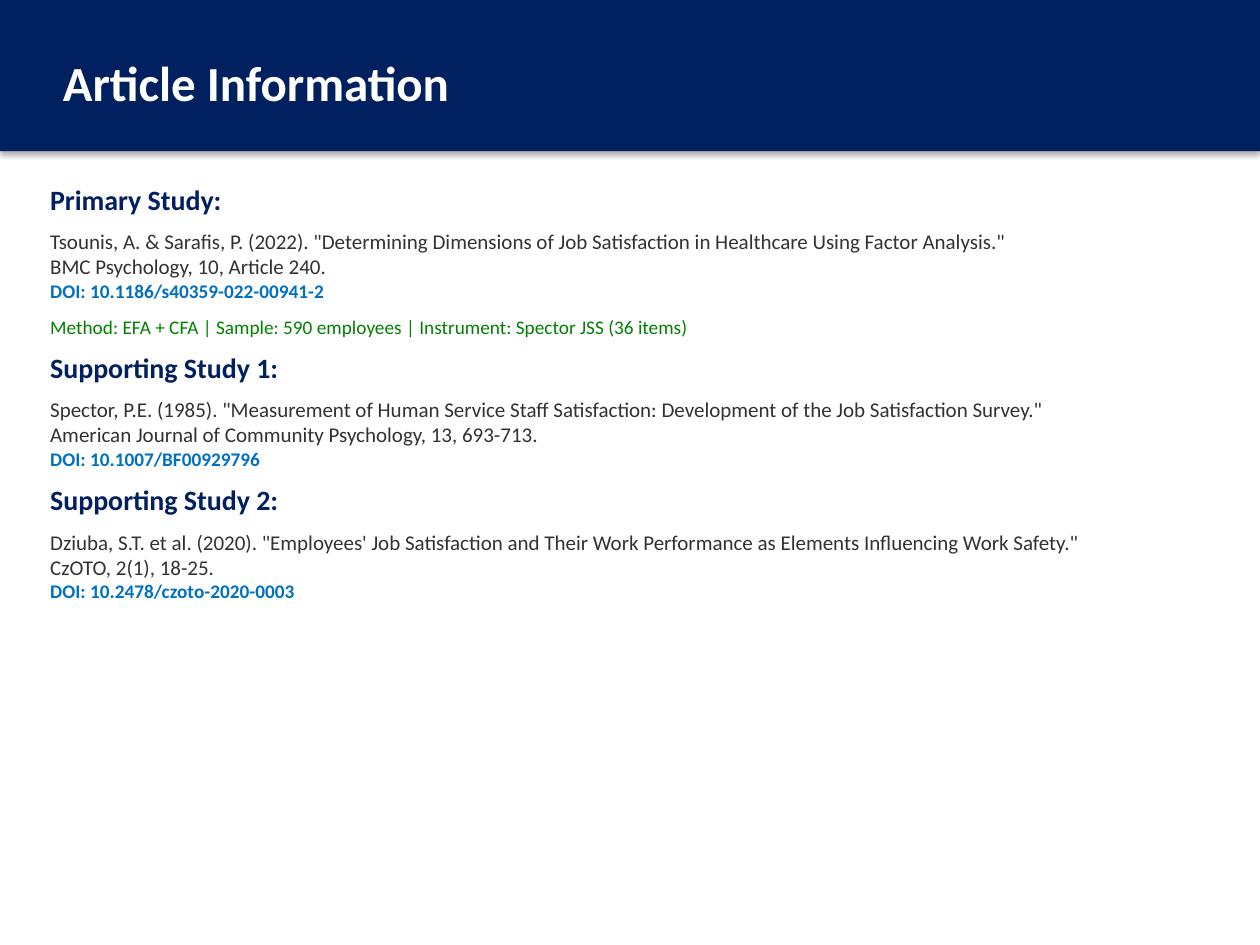
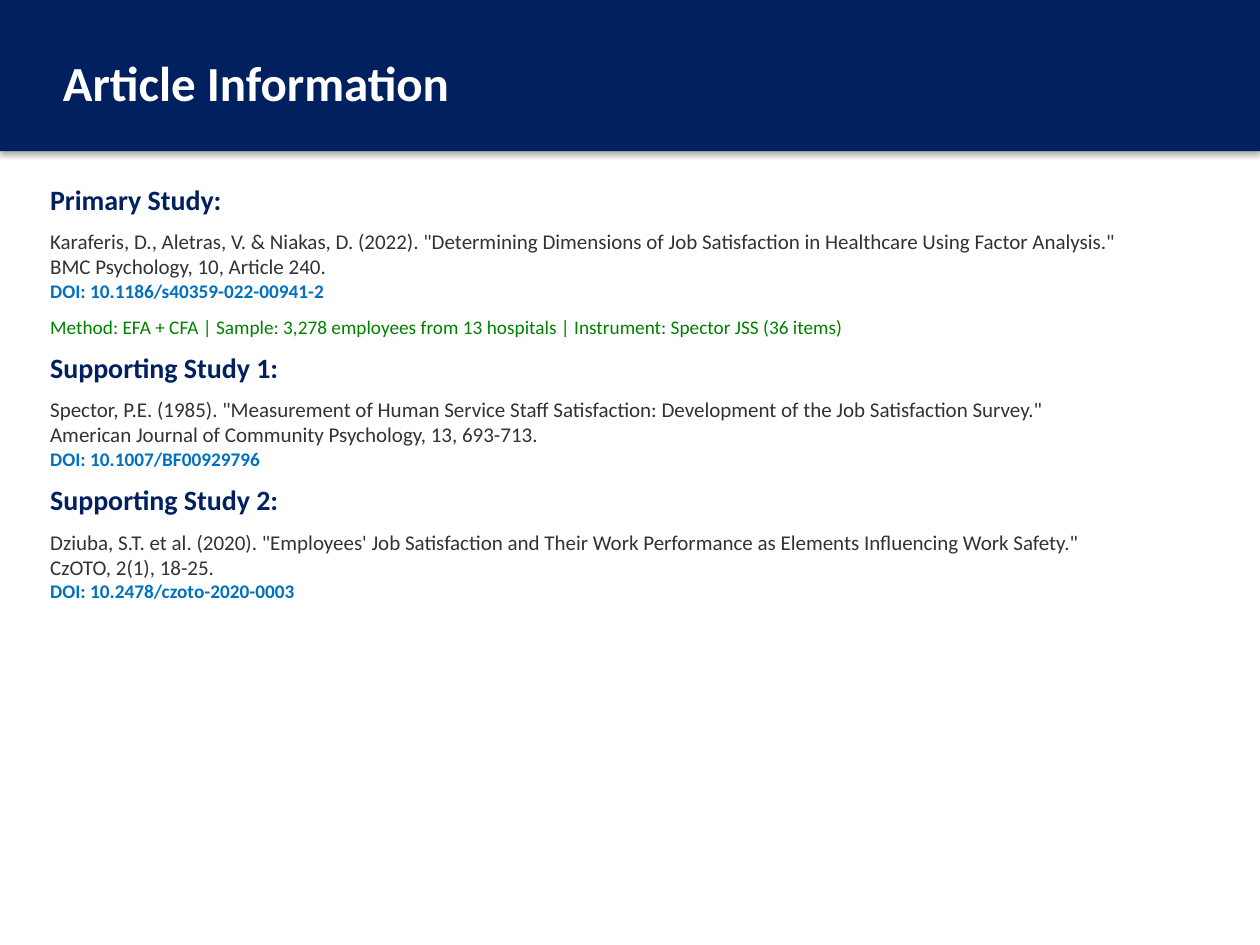
Before and after one commit to thenaivedetective/sp500-stock-performance, a slide deck: slide 4 of Factor_Analysis_JobSatisfaction_Presentation.pptx. Drawn at 1260x945 pixels with LibreOffice and Linux fonts; fonts in the diff are those of the drawing. Boxes give left, top, right and bottom in pixels: in the first picture for what was removed or moved away, otherwise in the second. Text is boxed around its words. In the diff, an @@ line names an element or a change of style, - is before the commit and + after.

```diff
--- a/Factor_Analysis_JobSatisfaction_Presentation.pptx
+++ b/Factor_Analysis_JobSatisfaction_Presentation.pptx
@@ text at (x1=50, y1=234, x2=1114, y2=253): text changed @@
-Tsounis, A. & Sarafis, P. (2022). "Determining Dimensions of Job Satisfaction in Healthcare Using Factor Analysis."
+Karaferis, D., Aletras, V. & Niakas, D. (2022). "Determining Dimensions of Job Satisfaction in Healthcare Using Factor Analysis."
@@ text at (x1=50, y1=320, x2=842, y2=337): text changed @@
-Method: EFA + CFA | Sample: 590 employees | Instrument: Spector JSS (36 items)
+Method: EFA + CFA | Sample: 3,278 employees from 13 hospitals | Instrument: Spector JSS (36 items)
```
Also in this commit, not shown: 13 other slides changed, 12 other files.
